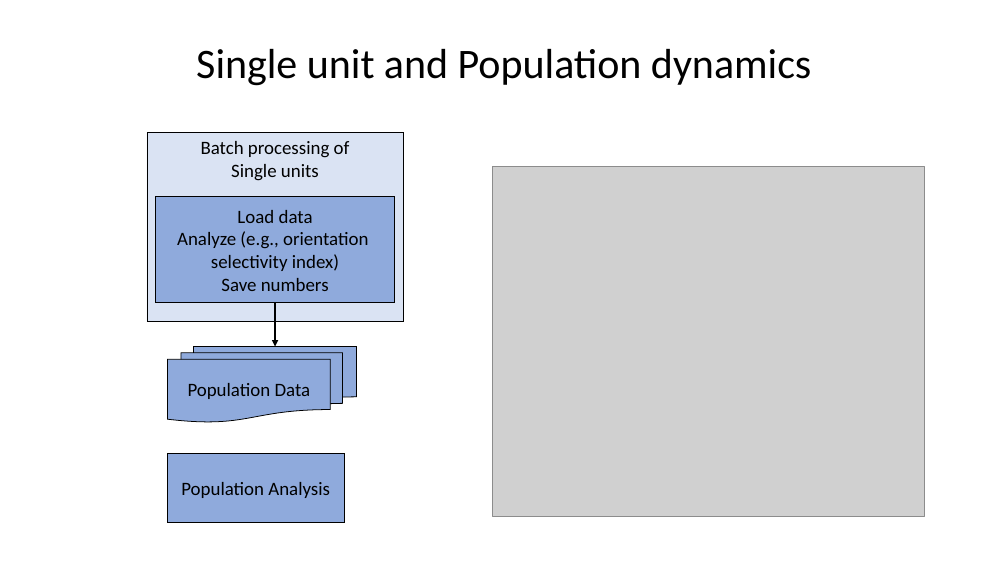
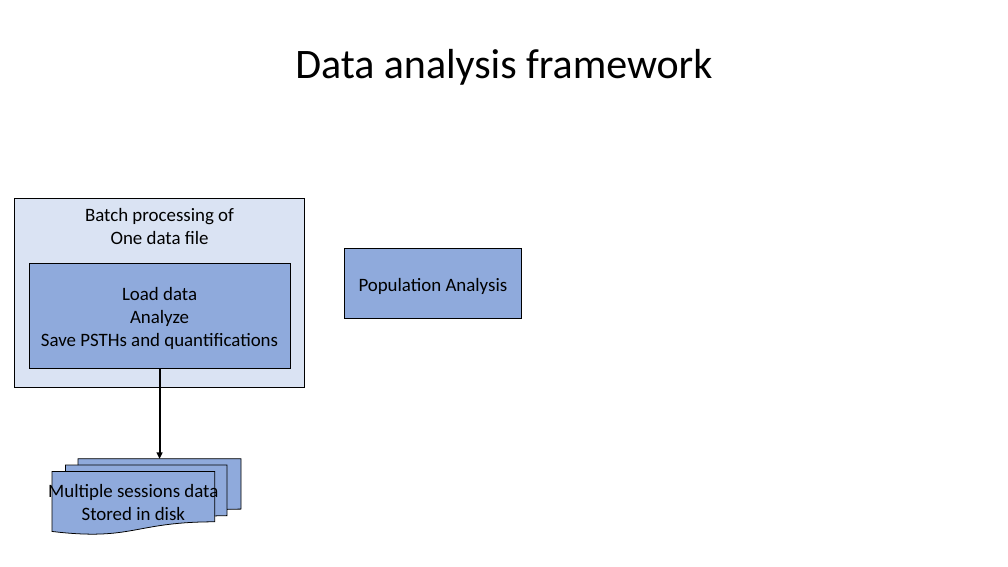
Before and after one commit to HRKimLab/libkm, a slide deck: slide 7 of A Matlab toolbox for single unit analysis.pptx (slide 2 before the commit). Drawn at 1008x567 pixels with LibreOffice and Linux fonts; fonts in the diff are those of the drawing; grey boxes stand for pictures. Boxes give left, top, right and bottom in pixels: in the first picture for what was removed or moved away, otherwise in the second. Text is boxed around its words. In the diff, an @@ line names an element or a change of style, - is before the commit and + after.

```diff
--- a/A Matlab toolbox for single unit analysis.pptx
+++ b/A Matlab toolbox for single unit analysis.pptx
@@ title at [295, 49, 712, 85]: text changed @@
-Single unit and Population dynamics
+Data analysis framework
@@ picture removed at [493, 166, 925, 516] @@
@@ rectangle "Batch processing of": place and size @@
-rectangle "Batch processing of" at [147, 132, 403, 321]
+rectangle "Batch processing of" at [14, 199, 304, 388]
@@ text in rectangle at [111, 231, 209, 244]: text changed @@
-Single units
+One data file
@@ rectangle "Load data": place and size @@
-rectangle "Load data" at [156, 197, 395, 302]
+rectangle "Load data" at [29, 263, 290, 369]
@@ rectangle "Population Analysis": place and size @@
-rectangle "Population Analysis" at [168, 454, 344, 523]
+rectangle "Population Analysis" at [345, 249, 521, 318]
@@ text in rectangle at [41, 310, 278, 349]: text changed @@
-Analyze (e.g., orientation
-selectivity index)
-Save numbers
+Analyze
+Save PSTHs and quantifications
@@ arrow moved from (275, 302) - (275, 346) to (160, 369) - (160, 459) @@
@@ flow chart multidocument "Multiple sessions data": place and size @@
-flow chart multidocument "Multiple sessions data" at [168, 346, 357, 422]
+flow chart multidocument "Multiple sessions data" at [52, 459, 241, 535]
@@ text in flow chart multidocument at [48, 482, 218, 525]: text changed @@
-Population Data
+Multiple sessions data
+Stored in disk
```
Also in this commit, not shown: 1 other slide changed, 6 slides added, 3 slides removed, 1 other file.
